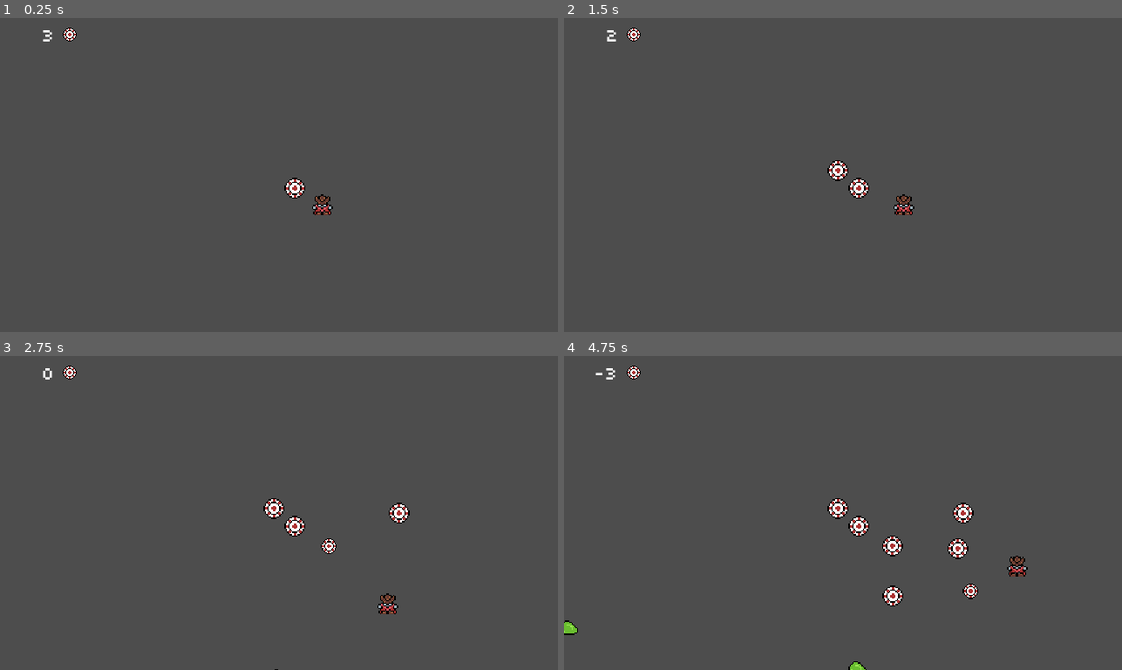
Above: before the commit, frames 1-4 (two rows, left to right).
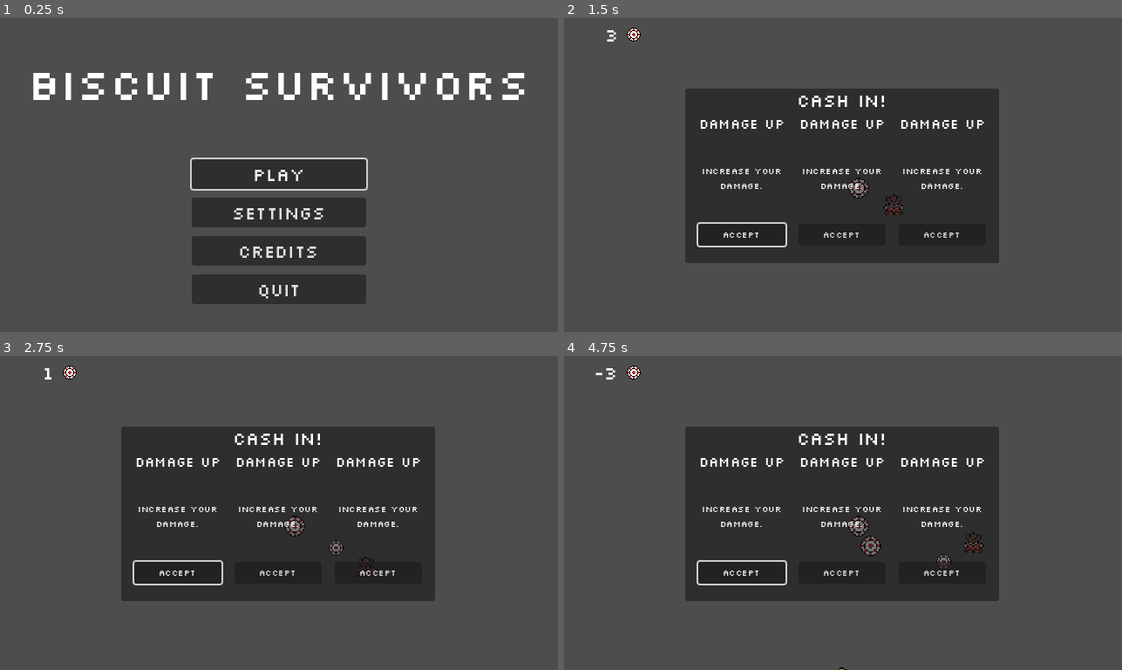
Above: after the commit, the same moments.

Repository: tkapa/risk-it
Game: Godot game, scene res://Scenes/UI/MainMenu/main_menu.tscn
The game is run twice, just before and just after one commit, with the same random seed, the same clock (stepped at 60 frames per second) and the same inputs. Before the commit the project starts from res://Scenes/main.tscn.
Inputs (mouse positions are in pixels of both pictures, inside the frame that each line leads up to):
- Up to frame 1 (0.25 s): no input
- Up to frame 2 (1.5 s): click (843, 175) at 0.5 s, where only the run after the commit has a clickable "PLAY"; move the mouse to (965, 159) at 1.27 s; hold D (right) from 1.28 s (still down); tap R (cash_in) at 1.35 s
- Up to frame 3 (2.75 s): tap Space (throw) at 1.55, 2.1 s; move the mouse to (167, 528) at 2.02 s; release D (right) at 2.03 s; hold S (down) from 2.03 s (still down); tap R (cash_in) at 2.3 s
- Up to frame 4 (4.75 s): release S (down) at 2.75 s; click (742, 572) at 2.75 s, where only the run after the commit has a clickable "Accept"; move the mouse to (898, 443) at 3.52 s; hold D (right) 3.53-4.28 s; tap R (cash_in) at 3.6, 4.55 s; tap Space (throw) at 3.8, 4.35 s; move the mouse to (815, 575) at 4.27 s; hold W (up) from 4.28 s (still down)

The runs differ from the first frame. In frame 1, 15% of the frame differs, in the area x 5-95%, y 3-92%; in frame 2, 31%; in frame 3, 31%; in frame 4, 31%, in the area x 0-84%, y 22-100%.

Commit message:
Power Ups and Cashing in Basics.

Diff:
--- a/Components/HitboxComponent/hitbox_component.gd
+++ b/Components/HitboxComponent/hitbox_component.gd
@@ -1,3 +1,5 @@
 class_name HitboxComponent extends Area2D
 
 @export var damage: int
+
+signal hit
--- a/Components/HurtboxComponent/hurtbox_component.gd
+++ b/Components/HurtboxComponent/hurtbox_component.gd
@@ -6,7 +6,8 @@
 	health_component = _health_component
 
 func _on_area_entered(area: HitboxComponent):
-	print("Entered")
 	var attack = Attack.new()
 	attack.damage = area.damage
+	area.hit.emit()
+
 	health_component.take_damage(attack)
--- a/Entities/Attacks/Chip.tscn
+++ b/Entities/Attacks/Chip.tscn
@@ -26,7 +26,10 @@
 
 [node name="HitboxComponent" parent="." instance=ExtResource("3_y4kt8")]
 collision_layer = 2
+collision_mask = 4
 damage = 1
 
 [node name="CollisionShape2D" type="CollisionShape2D" parent="HitboxComponent"]
 shape = SubResource("CircleShape2D_3ngcf")
+
+[connection signal="hit" from="HitboxComponent" to="." method="_on_hitbox_component_hit"]
--- a/Entities/Attacks/chip.gd
+++ b/Entities/Attacks/chip.gd
@@ -1,14 +1,22 @@
 class_name Chip extends CharacterBody2D
 
 var direction : Vector2 = Vector2.UP
-var move_speed : int = 100
 
+@export var move_speed : int = 100
+@export var maximum_hits : int = 1
+@export var damage : int = 1
 @export var chip_drop : ChipStats
 @export var speed_decay : int = 5
+@export var chip_cost : int = 1
+
+@onready var hitbox : HitboxComponent = $HitboxComponent
 
 func init(_move_speed: int, _direction: Vector2):
 	direction = _direction
 	move_speed = _move_speed
+
+func _ready():
+	hitbox.damage = damage
 
 func _physics_process(delta):
 	velocity = direction * move_speed
@@ -21,3 +29,9 @@
 func _on_cleanup():
 	SignalBus.drop_chip_pickup.emit(position, chip_drop)
 	queue_free()
+
+func _on_hitbox_component_hit():
+	maximum_hits -= 1
+
+	if maximum_hits <= 0:
+		_on_cleanup()
--- a/Entities/Player/player.gd
+++ b/Entities/Player/player.gd
@@ -11,12 +11,14 @@
 @export var base_chip : PackedScene
 @export var base_throw_strength : int = 200
 
+@export var chip_strategies : Array[ChipStrategy] = []
 var _cursor_dir : Vector2
 
 func _ready():
 	GameManager.player = self
 	health.init(base_health)
 	hurtbox.init(health)
+	SignalBus.player_grant_power_up.connect(_add_chip_strategy)
 
 func _input(event):
 	if event is InputEventMouseMotion:
@@ -27,16 +29,15 @@
 func _process(delta):
 	if Input.is_action_just_pressed("throw"):
 		_throw()
+	if Input.is_action_just_pressed("cash_in"):
+		SignalBus.player_cash_in.emit()
 
 func _throw():
-	var chip : Chip = base_chip.instantiate()
-	chip.position = position
-	chip.scale = Vector2(0.75,0.75)
-	chip.init(base_throw_strength, _cursor_dir)
+	var chip : Chip = _setup_chip()
 	add_sibling(chip)
 
 	var attack : Attack = Attack.new()
-	attack.damage = 1
+	attack.damage = chip.chip_cost
 	health.take_damage(attack)
 
 func _physics_process(delta):
@@ -57,3 +58,17 @@
 func _on_health_component_on_death():
 	print("Player Died!")
 	SignalBus.player_died.emit()
+
+func _setup_chip() -> Chip:
+	var chip : Chip = base_chip.instantiate()
+	chip.position = position
+	chip.scale = Vector2(0.75,0.75)
+	chip.init(base_throw_strength, _cursor_dir)
+
+	for strat in chip_strategies:
+		strat.apply_strategy(chip)
+
+	return chip
+
+func _add_chip_strategy(strategy: ChipStrategy):
+	chip_strategies.append(strategy)
--- /dev/null
+++ b/Resources/PowerUps/chip_strategy.gd
@@ -0,0 +1,13 @@
+class_name ChipStrategy extends Resource
+
+@export_category("Details")
+@export var name : String
+@export var description : String
+@export var icon : Texture2D
+
+@export_category("Values")
+@export var value : int = 1
+@export var cost : int = 1
+
+func apply_strategy(chip: Chip):
+	pass
--- /dev/null
+++ b/Resources/PowerUps/damage_chip_strategy.gd
@@ -0,0 +1,5 @@
+class_name DamageChipStrategy extends ChipStrategy
+
+func apply_strategy(chip: Chip):
+	chip.damage += value
+	chip.chip_cost += cost
--- /dev/null
+++ b/Resources/PowerUps/damage_increase.tres
@@ -0,0 +1,13 @@
+[gd_resource type="Resource" script_class="DamageChipStrategy" load_steps=3 format=3 uid="uid://cjcknyqfql76k"]
+
+[ext_resource type="Script" uid="uid://cgas2txt0mt7t" path="res://Resources/PowerUps/damage_chip_strategy.gd" id="1_2wt3c"]
+[ext_resource type="Texture2D" uid="uid://ck8qoaq0tqrto" path="res://Assets/Chips/Chip-1.png" id="1_k7lm2"]
+
+[resource]
+script = ExtResource("1_2wt3c")
+name = "Damage Up"
+description = "Increase your damage."
+icon = ExtResource("1_k7lm2")
+value = 1
+cost = 1
+metadata/_custom_type_script = "uid://cgas2txt0mt7t"
--- /dev/null
+++ b/Scenes/UI/CashInMenu/cash_in_menu.gd
@@ -0,0 +1,27 @@
+class_name CashInMenu extends Control
+
+@onready var option_ui_1 : OptionUI = %Option1
+@onready var option_ui_2 : OptionUI = %Option2
+@onready var option_ui_3 : OptionUI = %Option3
+
+@export var power_up_option : ChipStrategy
+
+func _ready():
+	SignalBus.player_cash_in.connect(_on_player_cash_in)
+	SignalBus.player_grant_power_up.connect(_on_grant_power_up)
+	visibility_changed.connect(_on_visibility_changed)
+
+func _on_player_cash_in():
+	SignalBus.pause_game.emit(self)
+
+func _on_grant_power_up(s: ChipStrategy):
+	SignalBus.unpause_game.emit()
+
+func _on_visibility_changed():
+	_roll_option(option_ui_1)
+	_roll_option(option_ui_2)
+	_roll_option(option_ui_3)
+	option_ui_1.button.grab_focus()
+
+func _roll_option(ui: OptionUI):
+	ui.init(power_up_option)
--- /dev/null
+++ b/Scenes/UI/CashInMenu/cash_in_menu.tscn
@@ -0,0 +1,151 @@
+[gd_scene load_steps=5 format=3 uid="uid://cq2423i8mp22r"]
+
+[ext_resource type="Script" uid="uid://0mnk0cnnd08q" path="res://Scenes/UI/CashInMenu/cash_in_menu.gd" id="1_aimdy"]
+[ext_resource type="Theme" uid="uid://c8sqrg1dqvo5y" path="res://Resources/Themes/default_ui.tres" id="1_x4pae"]
+[ext_resource type="Resource" uid="uid://cjcknyqfql76k" path="res://Resources/PowerUps/damage_increase.tres" id="2_gssvh"]
+[ext_resource type="Script" uid="uid://c0fo550vtqc8y" path="res://Scenes/UI/CashInMenu/option_ui.gd" id="3_8d1is"]
+
+[node name="CashInMenu" type="Control"]
+visible = false
+layout_mode = 3
+anchors_preset = 15
+anchor_right = 1.0
+anchor_bottom = 1.0
+grow_horizontal = 2
+grow_vertical = 2
+script = ExtResource("1_aimdy")
+power_up_option = ExtResource("2_gssvh")
+
+[node name="CenterContainer" type="CenterContainer" parent="."]
+process_mode = 3
+layout_mode = 1
+anchors_preset = 15
+anchor_right = 1.0
+anchor_bottom = 1.0
+grow_horizontal = 2
+grow_vertical = 2
+theme = ExtResource("1_x4pae")
+
+[node name="Panel" type="Panel" parent="CenterContainer"]
+custom_minimum_size = Vector2(360, 200)
+layout_mode = 2
+
+[node name="VBoxContainer" type="VBoxContainer" parent="CenterContainer/Panel"]
+layout_mode = 2
+offset_right = 360.0
+offset_bottom = 200.0
+
+[node name="Label" type="Label" parent="CenterContainer/Panel/VBoxContainer"]
+layout_mode = 2
+text = "CASH IN!"
+horizontal_alignment = 1
+vertical_alignment = 1
+
+[node name="CenterContainer" type="CenterContainer" parent="CenterContainer/Panel/VBoxContainer"]
+layout_mode = 2
+
+[node name="HBoxContainer" type="HBoxContainer" parent="CenterContainer/Panel/VBoxContainer/CenterContainer"]
+layout_mode = 2
+theme_override_constants/separation = 15
+
+[node name="Option1" type="VBoxContainer" parent="CenterContainer/Panel/VBoxContainer/CenterContainer/HBoxContainer"]
+unique_name_in_owner = true
+custom_minimum_size = Vector2(100, 150)
+layout_mode = 2
+script = ExtResource("3_8d1is")
+
+[node name="OptionName" type="Label" parent="CenterContainer/Panel/VBoxContainer/CenterContainer/HBoxContainer/Option1"]
+custom_minimum_size = Vector2(100, 0)
+layout_mode = 2
+theme_override_font_sizes/font_size = 15
+text = "Option 1"
+horizontal_alignment = 1
+vertical_alignment = 1
+autowrap_mode = 2
+
+[node name="Description" type="Label" parent="CenterContainer/Panel/VBoxContainer/CenterContainer/HBoxContainer/Option1"]
+custom_minimum_size = Vector2(100, 0)
+layout_mode = 2
+size_flags_vertical = 6
+theme_override_font_sizes/font_size = 10
+text = "This power up does stuff"
+horizontal_alignment = 1
+vertical_alignment = 1
+autowrap_mode = 2
+
+[node name="AcceptButton" type="Button" parent="CenterContainer/Panel/VBoxContainer/CenterContainer/HBoxContainer/Option1"]
+custom_minimum_size = Vector2(100, 25)
+layout_mode = 2
+focus_neighbor_left = NodePath("../../Option3/AcceptButton")
+focus_neighbor_right = NodePath("../../Option2/AcceptButton")
+theme_override_font_sizes/font_size = 10
+text = "Accept
+"
+
+[node name="Option2" type="VBoxContainer" parent="CenterContainer/Panel/VBoxContainer/CenterContainer/HBoxContainer"]
+unique_name_in_owner = true
+custom_minimum_size = Vector2(100, 150)
+layout_mode = 2
+script = ExtResource("3_8d1is")
+
+[node name="OptionName" type="Label" parent="CenterContainer/Panel/VBoxContainer/CenterContainer/HBoxContainer/Option2"]
+custom_minimum_size = Vector2(100, 0)
+layout_mode = 2
+theme_override_font_sizes/font_size = 15
+text = "Option 1"
+horizontal_alignment = 1
+vertical_alignment = 1
+autowrap_mode = 2
+
+[node name="Description" type="Label" parent="CenterContainer/Panel/VBoxContainer/CenterContainer/HBoxContainer/Option2"]
+custom_minimum_size = Vector2(100, 0)
+layout_mode = 2
+size_flags_vertical = 6
+theme_override_font_sizes/font_size = 10
+text = "This power up does stuff"
+horizontal_alignment = 1
+vertical_alignment = 1
+autowrap_mode = 2
+
+[node name="AcceptButton" type="Button" parent="CenterContainer/Panel/VBoxContainer/CenterContainer/HBoxContainer/Option2"]
+custom_minimum_size = Vector2(100, 25)
+layout_mode = 2
+focus_neighbor_left = NodePath("../../Option1/AcceptButton")
+focus_neighbor_right = NodePath("../../Option3/AcceptButton")
+theme_override_font_sizes/font_size = 10
+text = "Accept
+"
+
+[node name="Option3" type="VBoxContainer" parent="CenterContainer/Panel/VBoxContainer/CenterContainer/HBoxContainer"]
+unique_name_in_owner = true
+custom_minimum_size = Vector2(100, 150)
+layout_mode = 2
+script = ExtResource("3_8d1is")
+
+[node name="OptionName" type="Label" parent="CenterContainer/Panel/VBoxContainer/CenterContainer/HBoxContainer/Option3"]
+custom_minimum_size = Vector2(100, 0)
+layout_mode = 2
+theme_override_font_sizes/font_size = 15
+text = "Option 1"
+horizontal_alignment = 1
+vertical_alignment = 1
+autowrap_mode = 2
+
+[node name="Description" type="Label" parent="CenterContainer/Panel/VBoxContainer/CenterContainer/HBoxContainer/Option3"]
+custom_minimum_size = Vector2(100, 0)
+layout_mode = 2
+size_flags_vertical = 6
+theme_override_font_sizes/font_size = 10
+text = "This power up does stuff"
+horizontal_alignment = 1
+vertical_alignment = 1
+autowrap_mode = 2
+
+[node name="AcceptButton" type="Button" parent="CenterContainer/Panel/VBoxContainer/CenterContainer/HBoxContainer/Option3"]
+custom_minimum_size = Vector2(100, 25)
+layout_mode = 2
+focus_neighbor_left = NodePath("../../Option2/AcceptButton")
+focus_neighbor_right = NodePath("../../Option1/AcceptButton")
+theme_override_font_sizes/font_size = 10
+text = "Accept
+"
--- /dev/null
+++ b/Scenes/UI/CashInMenu/option_ui.gd
@@ -0,0 +1,16 @@
+class_name OptionUI extends VBoxContainer
+
+@onready var option_name : Label = $OptionName
+@onready var description : Label = $Description
+@onready var button : Button = $AcceptButton
+
+var option : ChipStrategy
+
+func init(_option: ChipStrategy):
+	option = _option
+	option_name.text = option.name
+	description.text = option.description
+	button.pressed.connect(_on_accept_pressed)
+
+func _on_accept_pressed():
+	SignalBus.player_grant_power_up.emit(option)
--- a/Scenes/UI/main_menu.tscn
+++ b/Scenes/UI/MainMenu/main_menu.tscn
@@ -1,7 +1,7 @@
 [gd_scene load_steps=3 format=3 uid="uid://cpqjgx6x7u68e"]
 
 [ext_resource type="Theme" uid="uid://c8sqrg1dqvo5y" path="res://Resources/Themes/default_ui.tres" id="1_5wsvm"]
-[ext_resource type="Script" uid="uid://bcy43m5pdeex5" path="res://Scenes/UI/main_menu.gd" id="2_i2xx2"]
+[ext_resource type="Script" uid="uid://bcy43m5pdeex5" path="res://Scenes/UI/MainMenu/main_menu.gd" id="2_i2xx2"]
 
 [node name="MainMenu" type="Control"]
 layout_mode = 3
--- a/Scenes/UI/pause_menu.gd
+++ b/Scenes/UI/PauseMenu/pause_menu.gd
@@ -4,7 +4,6 @@
 @onready var quit_button : Button = %QuitButton
 
 func _ready():
-	PauseManager.pause_menu = self
 	visibility_changed.connect(_on_show)
 
 func _process(delta):
@@ -12,7 +11,7 @@
 		if PauseManager.is_paused:
 			SignalBus.unpause_game.emit()
 		else:
-			SignalBus.pause_game.emit()
+			SignalBus.pause_game.emit(self)
 
 func _on_resume_button_pressed():
 	SignalBus.unpause_game.emit()
--- a/Scenes/UI/pause_menu.tscn
+++ b/Scenes/UI/PauseMenu/pause_menu.tscn
@@ -1,7 +1,7 @@
 [gd_scene load_steps=3 format=3 uid="uid://cfy510nujb888"]
 
 [ext_resource type="Theme" uid="uid://c8sqrg1dqvo5y" path="res://Resources/Themes/default_ui.tres" id="1_8rf44"]
-[ext_resource type="Script" uid="uid://b1qlrplriap7a" path="res://Scenes/UI/pause_menu.gd" id="1_rrvs5"]
+[ext_resource type="Script" uid="uid://b1qlrplriap7a" path="res://Scenes/UI/PauseMenu/pause_menu.gd" id="1_rrvs5"]
 
 [node name="PauseMenu" type="Control"]
 process_mode = 3
@@ -50,11 +50,15 @@
 [node name="ResumeButton" type="Button" parent="CenterContainer/Panel/CenterContainer/VBoxContainer"]
 unique_name_in_owner = true
 layout_mode = 2
+focus_neighbor_top = NodePath("../QuitButton")
+focus_neighbor_bottom = NodePath("../QuitButton")
 text = "Resume"
 
 [node name="QuitButton" type="Button" parent="CenterContainer/Panel/CenterContainer/VBoxContainer"]
 unique_name_in_owner = true
 layout_mode = 2
+focus_neighbor_top = NodePath("../ResumeButton")
+focus_neighbor_bottom = NodePath("../ResumeButton")
 text = "Quit"
 
 [connection signal="pressed" from="CenterContainer/Panel/CenterContainer/VBoxContainer/ResumeButton" to="." method="_on_resume_button_pressed"]
--- a/Scenes/UI/player_hp.tscn
+++ b/Scenes/UI/PlayerHp/player_hp.tscn
@@ -2,7 +2,7 @@
 
 [ext_resource type="Theme" uid="uid://c8sqrg1dqvo5y" path="res://Resources/Themes/default_ui.tres" id="1_ayxky"]
 [ext_resource type="Texture2D" uid="uid://ck8qoaq0tqrto" path="res://Assets/Chips/Chip-1.png" id="1_capmd"]
-[ext_resource type="Script" uid="uid://d3wqybxbahvkm" path="res://Scenes/UI/player_hp.gd" id="2_7javd"]
+[ext_resource type="Script" uid="uid://d3wqybxbahvkm" path="res://Scenes/UI/PlayerHp/player_hp.gd" id="2_7javd"]
 
 [node name="PlayerHp" type="HBoxContainer"]
 anchors_preset = 8
--- a/Scenes/UI/hud.tscn
+++ /dev/null
@@ -1,9 +0,0 @@
-[gd_scene format=3 uid="uid://bnb1hx673s5tm"]
-
-[node name="Hud" type="Control"]
-layout_mode = 3
-anchors_preset = 15
-anchor_right = 1.0
-anchor_bottom = 1.0
-grow_horizontal = 2
-grow_vertical = 2
--- a/Scenes/main.tscn
+++ b/Scenes/main.tscn
@@ -1,10 +1,11 @@
-[gd_scene load_steps=9 format=3 uid="uid://dkck2sgtuhhhm"]
+[gd_scene load_steps=10 format=3 uid="uid://dkck2sgtuhhhm"]
 
 [ext_resource type="Theme" uid="uid://c8sqrg1dqvo5y" path="res://Resources/Themes/default_ui.tres" id="1_21xkr"]
 [ext_resource type="PackedScene" uid="uid://ddgefhw6ojm16" path="res://Entities/Player/player.tscn" id="1_jjgbg"]
 [ext_resource type="Script" uid="uid://cevgomea2oaeh" path="res://Scenes/game_area.gd" id="2_kry3j"]
-[ext_resource type="PackedScene" uid="uid://cfy510nujb888" path="res://Scenes/UI/pause_menu.tscn" id="3_6bp64"]
-[ext_resource type="PackedScene" uid="uid://se3rgu7umfgo" path="res://Scenes/UI/player_hp.tscn" id="3_jjvhh"]
+[ext_resource type="PackedScene" uid="uid://cfy510nujb888" path="res://Scenes/UI/PauseMenu/pause_menu.tscn" id="3_6bp64"]
+[ext_resource type="PackedScene" uid="uid://se3rgu7umfgo" path="res://Scenes/UI/PlayerHp/player_hp.tscn" id="3_jjvhh"]
+[ext_resource type="PackedScene" uid="uid://cq2423i8mp22r" path="res://Scenes/UI/CashInMenu/cash_in_menu.tscn" id="4_344ge"]
 [ext_resource type="PackedScene" uid="uid://bmj1phiqd4ot5" path="res://Entities/Pickups/Chip/chip_pickup.tscn" id="4_jjvhh"]
 [ext_resource type="Script" uid="uid://deqbdl82kddyn" path="res://Scenes/enemy_spawn_track.gd" id="7_6bp64"]
 
@@ -17,6 +18,7 @@
 [node name="Main" type="Node"]
 
 [node name="HUD" type="Control" parent="."]
+z_index = 9
 layout_mode = 3
 anchors_preset = 15
 anchor_right = 1.0
@@ -43,6 +45,9 @@
 [node name="PauseMenu" parent="HUD" instance=ExtResource("3_6bp64")]
 layout_mode = 1
 
+[node name="CashInMenu" parent="HUD" instance=ExtResource("4_344ge")]
+layout_mode = 1
+
 [node name="GameArea" type="Node2D" parent="."]
 scale = Vector2(1.5, 1.5)
 script = ExtResource("2_kry3j")
--- a/Scripts/pause_manager.gd
+++ b/Scripts/pause_manager.gd
@@ -1,23 +1,25 @@
 extends Node
 
-var pause_menu : PauseMenu
 var is_paused : bool = false
+var _temp_pause_menu : Control
 
 func _init():
 	process_mode = Node.PROCESS_MODE_ALWAYS
 	SignalBus.pause_game.connect(_on_pause)
 	SignalBus.unpause_game.connect(_on_unpause)
 
-func _on_pause():
+func _on_pause(pause_menu : Control):
+	_temp_pause_menu = pause_menu
 	is_paused = true
-	get_tree().paused = true
+	get_tree().paused = is_paused
 
-	if pause_menu:
-		pause_menu.show()
+	if _temp_pause_menu:
+		_temp_pause_menu.show()
 
 func _on_unpause():
 	is_paused = false
 	get_tree().paused = false
 
-	if pause_menu:
-		pause_menu.hide()
+	if _temp_pause_menu:
+		_temp_pause_menu.hide()
+		_temp_pause_menu = null
--- a/Scripts/signal_bus.gd
+++ b/Scripts/signal_bus.gd
@@ -2,8 +2,10 @@
 
 signal player_died
 signal player_health_updated(new_current_health: int, new_max_health: int)
+signal player_cash_in
+signal player_grant_power_up(power_up: ChipStrategy)
 
 signal drop_chip_pickup(position: Vector2, chip_stats: ChipStats)
 
-signal pause_game
+signal pause_game(show_menu: Control)
 signal unpause_game
--- a/project.godot
+++ b/project.godot
@@ -11,7 +11,7 @@
 [application]
 
 config/name="RiskIt"
-run/main_scene="uid://dkck2sgtuhhhm"
+run/main_scene="uid://cpqjgx6x7u68e"
 config/features=PackedStringArray("4.4", "GL Compatibility")
 config/icon="res://icon.svg"
 
Not shown, added: Resources/PowerUps/chip_strategy.gd.uid
Not shown, added: Resources/PowerUps/damage_chip_strategy.gd.uid
Not shown, added: Scenes/UI/CashInMenu/cash_in_menu.gd.uid
Not shown, added: Scenes/UI/CashInMenu/option_ui.gd.uid
Renamed: Scenes/UI/main_menu.gd -> Scenes/UI/MainMenu/main_menu.gd
Renamed: Scenes/UI/main_menu.gd.uid -> Scenes/UI/MainMenu/main_menu.gd.uid
Renamed: Scenes/UI/pause_menu.gd.uid -> Scenes/UI/PauseMenu/pause_menu.gd.uid
Renamed: Scenes/UI/player_hp.gd -> Scenes/UI/PlayerHp/player_hp.gd
Renamed: Scenes/UI/player_hp.gd.uid -> Scenes/UI/PlayerHp/player_hp.gd.uid
